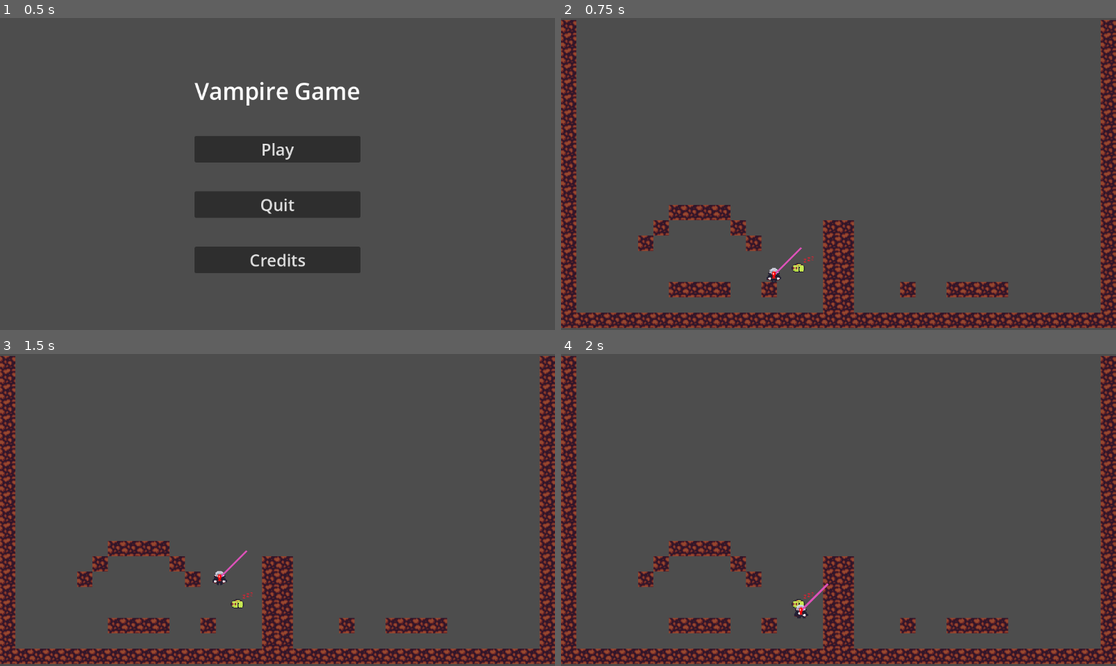
Above: before the commit, frames 1-4 (two rows, left to right).
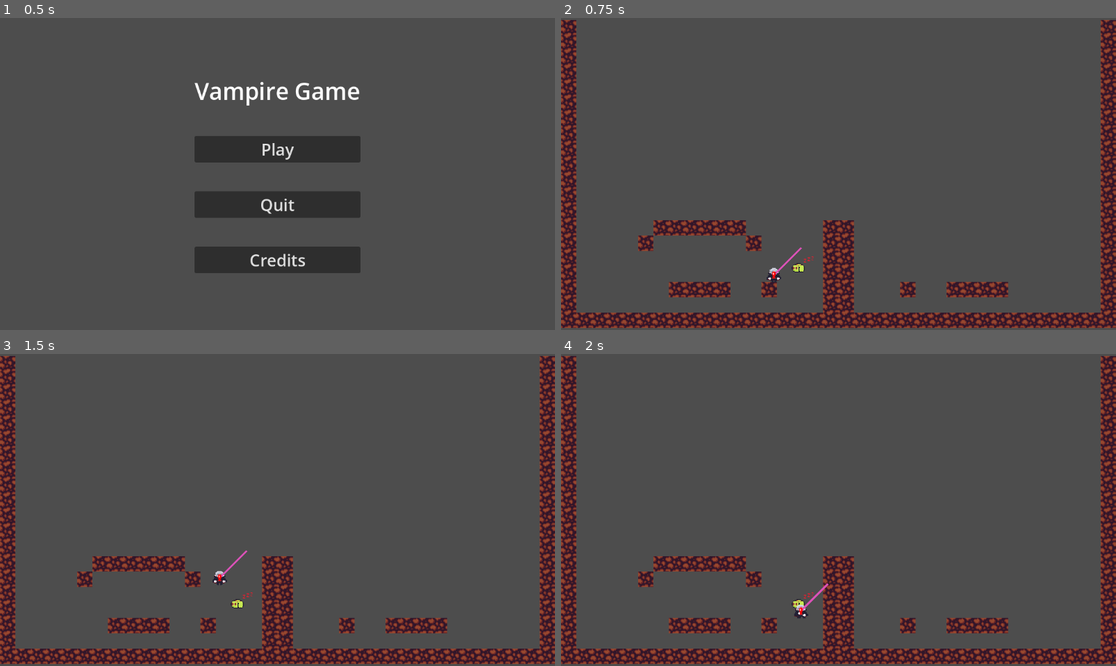
Above: after the commit, the same moments.

Repository: Wayfleh/GDC-Vampire-Platformer
Game: Godot game, scene res://UI/MainMenu.tscn
Two runs of this game, one before a commit and one after it. Both use one fixed random seed, a clock stepped at 60 frames per second and the inputs below.
Inputs:
- Up to frame 1 (0.5 s): no input
- Up to frame 2 (0.75 s): click "Play" at 0.5 s
- Up to frame 3 (1.5 s): tap Enter at 1.25 s; hold D (right) from 1.28 s (still down); hold W (jump) from 1.28 s (still down)
- Up to frame 4 (2 s): keep holding D (right); keep holding W (jump)

Frame 1 is identical in both runs. In frame 2, 1.1% of the frame differs, in the area x 19-31%, y 59-70%; in frame 3, 1.1%; in frame 4, 1.1%.

Commit message:
added the sprites to the frog
also fixed a bug where latching onto a ledge with your tongue sent you in the wrong direction

also made it so your air movement in the frog jump is dependent on your velocity when you started jumping

Diff:
--- a/untitled-vampire-game/Levels/Level_01.tscn
+++ b/untitled-vampire-game/Levels/Level_01.tscn
@@ -62,7 +62,7 @@
 [node name="Level" type="Node2D" unique_id=1583682183]
 
 [node name="TileMap" type="TileMapLayer" parent="." unique_id=1005403231]
-tile_map_data = PackedByteArray("AADu//b/AAAEAAQAAADu//f/AAA …(1504 unchanged characters)… EAAQAAAD6/wQAAAAEAAQAAAD5/wMAAAAEAAQAAAD4/wIAAAAEAAQAAAD3/wIAAAAEAAQAAAD2/wIAAAAEAAQAAAD1/wIAAAAEAAQAAAD0/wMAAAAEAAQAAADz/wQAAAAEAAQAAAA=")
+tile_map_data = PackedByteArray("AADu//b/AAAEAAQAAADu//f/AAA …(1504 unchanged characters)… EAAQAAAD6/wQAAAAEAAQAAAD5/wMAAAAEAAQAAAD0/wMAAAAEAAQAAADz/wQAAAAEAAQAAAD1/wMAAAAEAAQAAAD2/wMAAAAEAAQAAAD3/wMAAAAEAAQAAAD4/wMAAAAEAAQAAAA=")
 tile_set = SubResource("TileSet_mtno4")
 
 [node name="Camera2D" type="Camera2D" parent="." unique_id=409163092]
--- a/untitled-vampire-game/Player/StateMachine/Frog/f_bitedash.gd
+++ b/untitled-vampire-game/Player/StateMachine/Frog/f_bitedash.gd
@@ -74,12 +74,9 @@
 	if (body is TileMapLayer): # wall or ceiling usually
 		_dash_state = "pull"
 		if !player.tongue.is_raycast_colliding(): #angle the velocity higher if grabbing onto a ledge
-			_pull_direction.y -= _curr_angle/2
+			_pull_direction.y -= sign(_pull_direction.x) * player.previous_direction * _curr_angle/2
 			_is_mantling = true
 		player.tongue.hide_tongue()
-		print(rad_to_deg(_curr_angle))
-		print(rad_to_deg(_pull_direction.x/_pull_direction.y))
-		print(_is_mantling)
 	if (body is Animal):
 		pass #TODO make it so animals are pulled toward the player
 
--- a/untitled-vampire-game/Player/StateMachine/Frog/f_idle.gd
+++ b/untitled-vampire-game/Player/StateMachine/Frog/f_idle.gd
@@ -4,18 +4,21 @@
 
 #TODO add animations for idle state
 func enter_state():
-	pass
+
+	#TODO fix the current_direction bullshit in player so it doesn't change the scale of the nodes at all, cause that's gonna mess with stuff later
+	player.anim_sprite.play("frog_idle_right")
 
 #slows the player down to a halt
 func update(delta: float):
-	var friction_mult = 10 if player.is_on_floor() else 5
+	var friction_mult = 5 if player.is_on_floor() else 2
 	player.apply_friction(delta, friction_mult)
 	player.apply_gravity(delta)
+
 
 	if Input.is_action_pressed("left") or Input.is_action_pressed("right"):
 		transitionToState.emit("F_WALK")
 
-	if Input.is_action_just_pressed("jump") and player.is_on_floor():
+	if Input.is_action_just_pressed("jump") and player.frog_floor_check.is_colliding():
 		transitionToState.emit("F_JUMP")
 
 func exit_state():
--- a/untitled-vampire-game/Player/StateMachine/Frog/f_jump.gd
+++ b/untitled-vampire-game/Player/StateMachine/Frog/f_jump.gd
@@ -3,20 +3,25 @@
 
 @export var _max_jump_mult : float = 2.0 #max height of frog jump is twice that of the base frog jump height
 @export var _max_charge_time : float = 2.0
-@export var _air_speed : float = 100.0 #frog is faster in the air after jumping
+@export var _air_speed : float = 50.0 #frog is faster in the air after jumping
 var _curr_jump_mult : float
 var _time : float
 var _speed_snapshot : float
 
 var _jump_state : String
 
+# TODO remove this shit later,
+var ARBITRARY_MAGIC_MAX_AIR_SPEED: float = 300.0
+
 
 func enter_state():
+	print(player.velocity.x)
+	_speed_snapshot = clampf(abs(player.velocity.x), player.speed, ARBITRARY_MAGIC_MAX_AIR_SPEED)
+	print(_speed_snapshot)
 	player.velocity.x = 0
 	_time = 0.0
 	_jump_state = "charge"
 	_curr_jump_mult = _max_jump_mult
-	_speed_snapshot = player.speed
 
 func update(delta: float):
 	match _jump_state:
@@ -25,7 +30,6 @@
 				_apply_jump_impulse()
 			else:
 				_time = clamp(_time + delta, 0.0, _max_charge_time)
-				print(_time)
 		"jumping":
 			player.apply_horizontal_movement(delta)
 			if (player.velocity.y > 0.0):
@@ -40,8 +44,8 @@
 	_curr_jump_mult -= 1.0
 	_curr_jump_mult *= _time/_max_charge_time
 	player.velocity.y -= player.jump_impulse * (_curr_jump_mult + 1.0) # will always jump at least as high as the base jump
-	player.speed = _air_speed
+	player.speed = _speed_snapshot
 	_jump_state = "jumping"
 
 func exit_state():
-	player.speed = _speed_snapshot
+	player.speed = _air_speed
--- a/untitled-vampire-game/Player/StateMachine/Frog/f_walk.gd
+++ b/untitled-vampire-game/Player/StateMachine/Frog/f_walk.gd
@@ -4,7 +4,8 @@
 @export var _walk_hop_impulse : float = 350.0
 
 func enter_state():
-	pass
+	#TODO fix the current_direction bullshit in player so it doesn't change the scale of the nodes at all, cause that's gonna mess with stuff later
+	player.anim_sprite.play("frog_walk_right")
 
 func update(delta: float):
 	if player.is_on_floor():
--- a/untitled-vampire-game/Player/StateMachine/Frog/frog_state.gd
+++ b/untitled-vampire-game/Player/StateMachine/Frog/frog_state.gd
@@ -31,7 +31,6 @@
 	player.jump_impulse = F_JUMP_IMPULSE
 	player.gravity = F_GRAVITY
 	player.friction = F_FRICTION
-	player.anim_sprite.play("frog")
 
 func update(delta: float):
 	if Input.is_action_just_pressed("test_frog_transform(REMOVE LATER)"):
--- a/untitled-vampire-game/Player/player.gd
+++ b/untitled-vampire-game/Player/player.gd
@@ -20,7 +20,7 @@
 
 @onready var state_machine := $StateMachine
 @onready var collider := $Collider
-@onready var anim_sprite := %AlucardSprite
+@onready var anim_sprite : AnimatedSprite2D = %AlucardSprite
 
 #---------- Particles ----------#
 @onready var blood_particles := $BloodParticles
@@ -28,6 +28,9 @@
 @onready var left_afterimage : Texture2D = preload("res://Art/Placeholder/SingleAlucardLeft.png")
 @onready var right_afterimage : Texture2D = preload("res://Art/Placeholder/SingleAlucardRight.png")
 
+
+#---------- RayCasts ----------#
+@onready var frog_floor_check : RayCast2D = $FrogFloorCheck
 
 
 var just_bit_animal := false
--- a/untitled-vampire-game/Player/player.tscn
+++ b/untitled-vampire-game/Player/player.tscn
@@ -2,9 +2,11 @@
 
 [ext_resource type="Script" uid="uid://jokywshtfwah" path="res://Player/player.gd" id="1_4ntmi"]
 [ext_resource type="Texture2D" uid="uid://bps4qu3p65jpw" path="res://Art/Placeholder/anim_walk1.png" id="2_apopc"]
+[ext_resource type="Texture2D" uid="uid://xgxnk4efyytx" path="res://Art/Placeholder/frog-sprite_movement_placeholder_RIGHT_FACING.png" id="3_o28un"]
 [ext_resource type="Script" uid="uid://k0a7jdb83ch1" path="res://Player/StateMachine/Vampire/vampire_state.gd" id="4_00tjw"]
 [ext_resource type="Texture2D" uid="uid://c3pq0s83y2m0c" path="res://Art/Placeholder/Blood.png" id="4_gu6f8"]
 [ext_resource type="Script" uid="uid://cvmgnpcu1e2fx" path="res://Player/StateMachine/Vampire/v_idle.gd" id="4_gwnis"]
+[ext_resource type="Texture2D" uid="uid://cc66m3c5e2wgo" path="res://Art/Placeholder/frog-sprite_movement_placeholder.png" id="4_n471f"]
 [ext_resource type="Texture2D" uid="uid://dmw65gvnbn2tf" path="res://Art/Placeholder/SingleAlucardRight.png" id="5_dkpta"]
 [ext_resource type="Script" uid="uid://bgueu3iyq1rde" path="res://Player/StateMachine/Vampire/v_walk.gd" id="5_k53q1"]
 [ext_resource type="Script" uid="uid://bjqu6w4wos8p3" path="res://Player/tongue.gd" id="5_pisgm"]
@@ -26,9 +28,57 @@
 interpolation_mode = 2
 colors = PackedColorArray(1, 1, 1, 1, 1, 1, 1, 0.3529412)
 
-[sub_resource type="AtlasTexture" id="AtlasTexture_lfmf2"]
-atlas = ExtResource("10_p5o4e")
-region = Rect2(192, 128, 32, 32)
+[sub_resource type="AtlasTexture" id="AtlasTexture_7emwf"]
+atlas = ExtResource("3_o28un")
+region = Rect2(128, 0, 32, 32)
+
+[sub_resource type="AtlasTexture" id="AtlasTexture_hshwv"]
+atlas = ExtResource("4_n471f")
+region = Rect2(0, 0, 32, 32)
+
+[sub_resource type="AtlasTexture" id="AtlasTexture_gpjlu"]
+atlas = ExtResource("4_n471f")
+region = Rect2(32, 0, 32, 32)
+
+[sub_resource type="AtlasTexture" id="AtlasTexture_8mwp6"]
+atlas = ExtResource("4_n471f")
+region = Rect2(64, 0, 32, 32)
+
+[sub_resource type="AtlasTexture" id="AtlasTexture_qemgg"]
+atlas = ExtResource("4_n471f")
+region = Rect2(96, 0, 32, 32)
+
+[sub_resource type="AtlasTexture" id="AtlasTexture_8viyr"]
+atlas = ExtResource("4_n471f")
+region = Rect2(128, 0, 32, 32)
+
+[sub_resource type="AtlasTexture" id="AtlasTexture_sm0op"]
+atlas = ExtResource("3_o28un")
+region = Rect2(0, 0, 32, 32)
+
+[sub_resource type="AtlasTexture" id="AtlasTexture_76lrf"]
+atlas = ExtResource("3_o28un")
+region = Rect2(32, 0, 32, 32)
+
+[sub_resource type="AtlasTexture" id="AtlasTexture_efx54"]
+atlas = ExtResource("3_o28un")
+region = Rect2(64, 0, 32, 32)
+
+[sub_resource type="AtlasTexture" id="AtlasTexture_755ss"]
+atlas = ExtResource("3_o28un")
+region = Rect2(96, 0, 32, 32)
+
+[sub_resource type="AtlasTexture" id="AtlasTexture_bbimk"]
+atlas = ExtResource("3_o28un")
+region = Rect2(128, 0, 32, 32)
+
+[sub_resource type="AtlasTexture" id="AtlasTexture_o28un"]
+atlas = ExtResource("3_o28un")
+region = Rect2(96, 0, 32, 32)
+
+[sub_resource type="AtlasTexture" id="AtlasTexture_n471f"]
+atlas = ExtResource("3_o28un")
+region = Rect2(32, 0, 32, 32)
 
 [sub_resource type="AtlasTexture" id="AtlasTexture_5htga"]
 atlas = ExtResource("2_apopc")
@@ -52,12 +102,63 @@
 
 [sub_resource type="SpriteFrames" id="SpriteFrames_p5o4e"]
 animations = [{
-"frames": [{
-"duration": 1.0,
-"texture": SubResource("AtlasTexture_lfmf2")
-}],
-"loop": true,
-"name": &"frog",
+"frames": [],
+"loop": true,
+"name": &"frog_idle_left",
+"speed": 5.0
+}, {
+"frames": [{
+"duration": 1.0,
+"texture": SubResource("AtlasTexture_7emwf")
+}],
+"loop": true,
+"name": &"frog_idle_right",
+"speed": 5.0
+}, {
+"frames": [{
+"duration": 1.0,
+"texture": SubResource("AtlasTexture_hshwv")
+}, {
+"duration": 1.0,
+"texture": SubResource("AtlasTexture_gpjlu")
+}, {
+"duration": 1.0,
+"texture": SubResource("AtlasTexture_8mwp6")
+}, {
+"duration": 1.0,
+"texture": SubResource("AtlasTexture_qemgg")
+}, {
+"duration": 1.0,
+"texture": SubResource("AtlasTexture_8viyr")
+}],
+"loop": true,
+"name": &"frog_walk_left",
+"speed": 5.0
+}, {
+"frames": [{
+"duration": 1.0,
+"texture": SubResource("AtlasTexture_sm0op")
+}, {
+"duration": 0.5,
+"texture": SubResource("AtlasTexture_76lrf")
+}, {
+"duration": 0.7,
+"texture": SubResource("AtlasTexture_efx54")
+}, {
+"duration": 0.3,
+"texture": SubResource("AtlasTexture_755ss")
+}, {
+"duration": 1.0,
+"texture": SubResource("AtlasTexture_bbimk")
+}, {
+"duration": 0.5,
+"texture": SubResource("AtlasTexture_o28un")
+}, {
+"duration": 0.3,
+"texture": SubResource("AtlasTexture_n471f")
+}],
+"loop": true,
+"name": &"frog_walk_right",
 "speed": 5.0
 }, {
 "frames": [{
@@ -117,7 +218,7 @@
 unique_name_in_owner = true
 scale = Vector2(1.5, 1.215)
 sprite_frames = SubResource("SpriteFrames_p5o4e")
-animation = &"idle"
+animation = &"frog_idle_left"
 
 [node name="Tongue" type="Node2D" parent="CurrentDirection" unique_id=949118960]
 unique_name_in_owner = true
@@ -231,4 +332,8 @@
 mantle_angle = 25.0
 metadata/_custom_type_script = "uid://c68npqqwy1yig"
 
+[node name="FrogFloorCheck" type="RayCast2D" parent="." unique_id=1341900899]
+position = Vector2(0, 14)
+target_position = Vector2(0, 30)
+
 [connection signal="area_entered" from="BiteHitbox" to="." method="bite_animal"]
Binary file added: untitled-vampire-game/Art/Placeholder/frog-sprite_movement_placeholder.png
Not shown, added: untitled-vampire-game/Art/Placeholder/frog-sprite_movement_placeholder.png.import
Binary file added: untitled-vampire-game/Art/Placeholder/frog-sprite_movement_placeholder_RIGHT_FACING.png
Not shown, added: untitled-vampire-game/Art/Placeholder/frog-sprite_movement_placeholder_RIGHT_FACING.png.import
